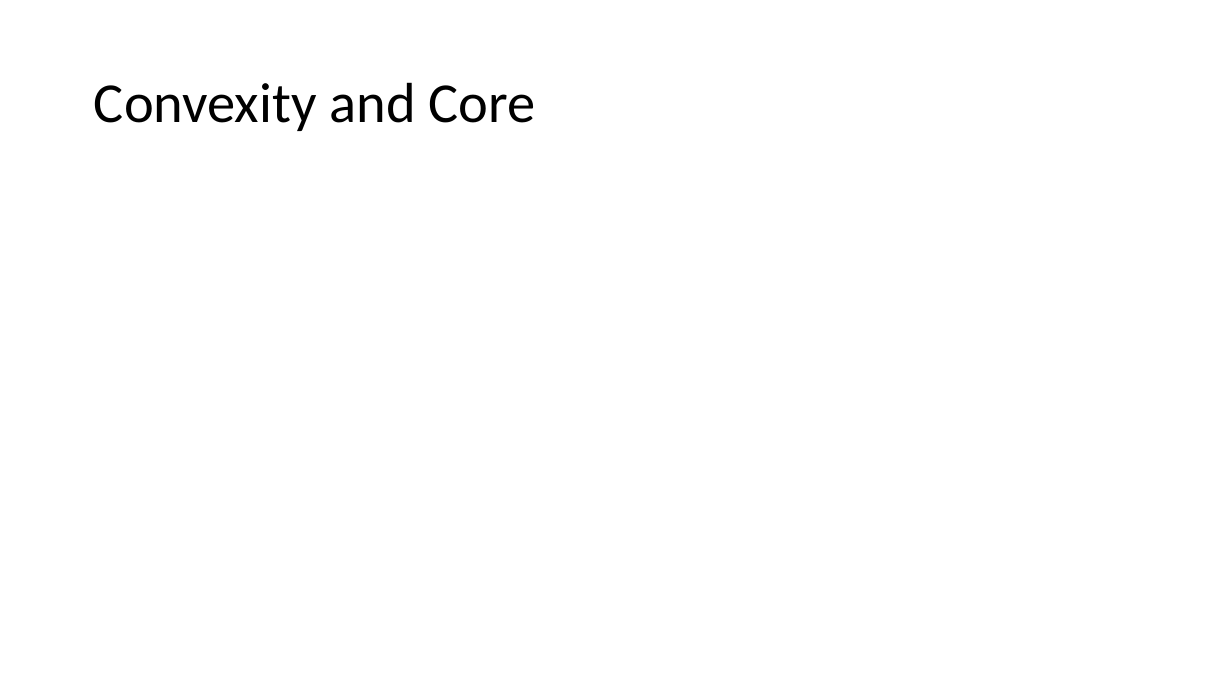
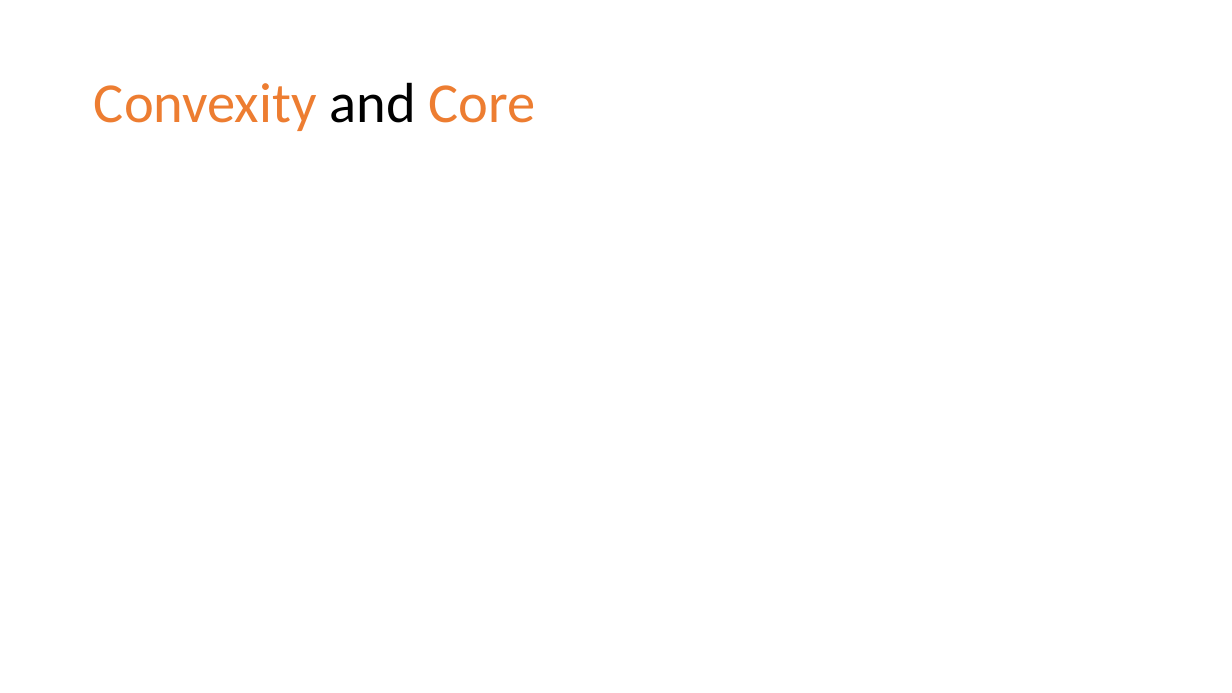
Before and after one commit to yuttai/Contextuality-and-Nonlocality-in-Discrete-Quantum-Theory, a slide deck: slide 5 of prop_letter.pptx. Drawn at 1232x693 pixels with LibreOffice and Linux fonts; fonts in the diff are those of the drawing; grey boxes stand for pictures. Boxes give left, top, right and bottom in pixels: in the first picture for what was removed or moved away, otherwise in the second. Text is boxed around its words. In the diff, an @@ line names an element or a change of style, - is before the commit and + after.

```diff
--- a/prop_letter.pptx
+++ b/prop_letter.pptx
@@ title "Convexity and Core" at (94,82,536,131): text colour #000000 to #ED7D31 in "Convexity Core" @@
```
Also in this commit, not shown: 6 other slides changed, 2 slides added.
